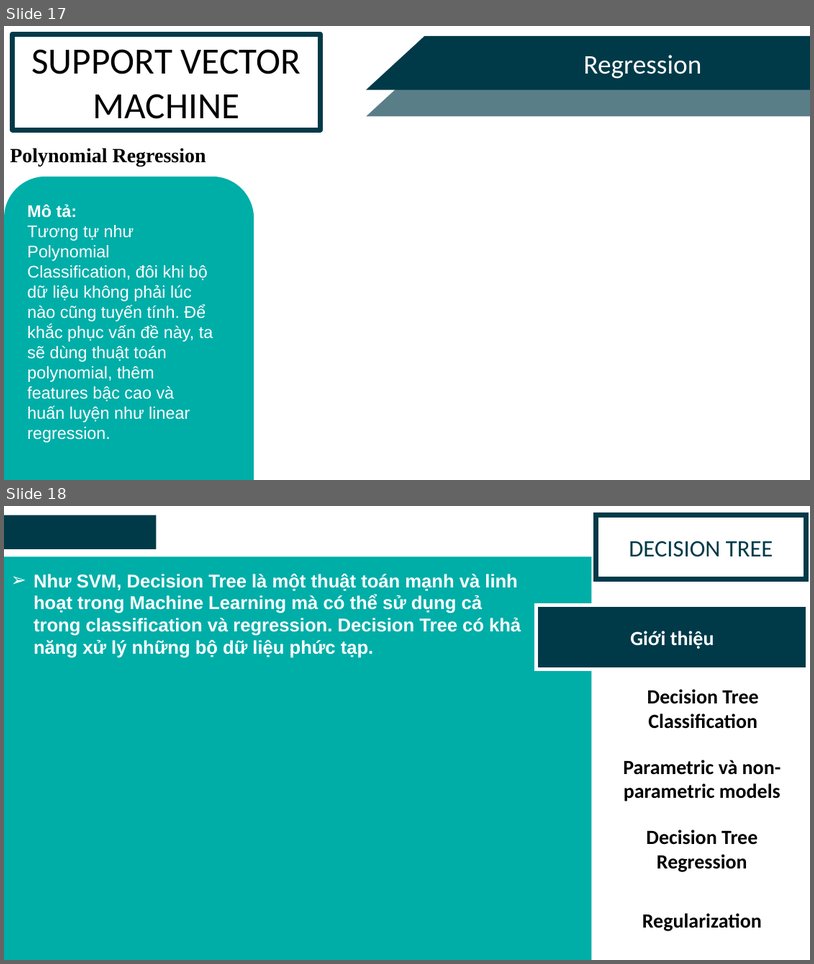
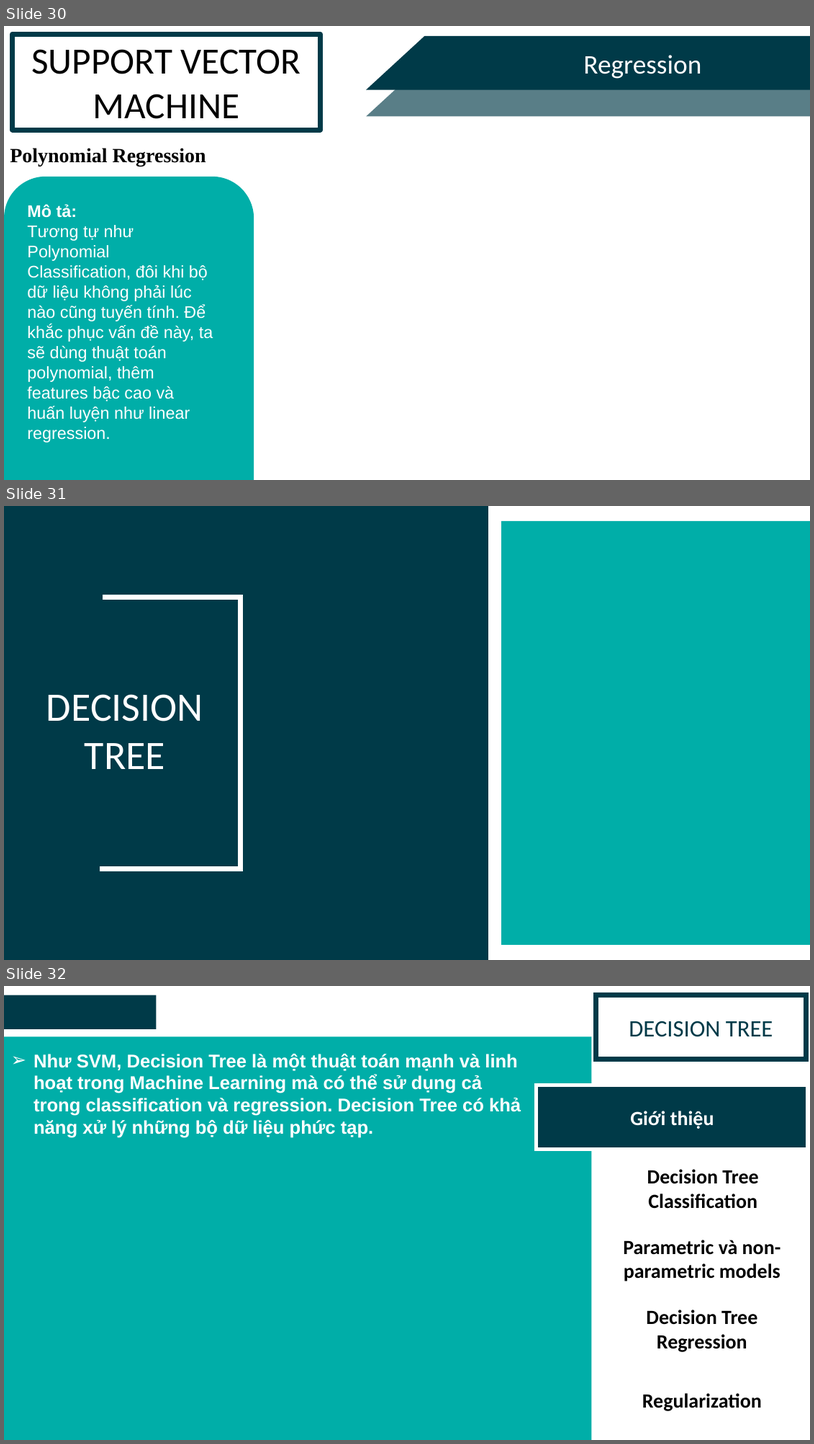
Before and after one commit to leecuongv/RealtimeMaskDetection, a slide deck: Nhom3_BaoCaoCuoiKy.pptx. Shown one above the other, each under a label of ours: slides 17 and 18 before the commit, slides 30, 31 and 32 after it. The pictures are 814x964 and 814x1444 pixels, drawn with LibreOffice and Linux fonts; fonts in the diff are those of the drawing. Boxes give left, top, right and bottom in pixels: in the first picture for what was removed or moved away, otherwise in the second. Text is boxed around its words. In the diff, an @@ line names an element or a change of style, - is before the commit and + after.

```diff
--- a/Nhom3_BaoCaoCuoiKy.pptx
+++ b/Nhom3_BaoCaoCuoiKy.pptx
@@ slide 31 added at (4, 506, 810, 960), background #FFFFFF @@
@@ rectangle added at (4, 506, 489, 960), fill #003A48 @@
@@ rectangle added at (4, 521, 246, 938), fill #003A48 @@
@@ rectangle added at (502, 521, 810, 944), fill #00AEA8 @@
@@ freeform shape added at (100, 597, 241, 868), outline #FFFFFF 6 pt @@
@@ text added at (46, 694, 203, 769), 48 pt, text #FFFFFF @@
+DECISION TREE
@@ what was slide 17 is now slide 30 @@
@@ what was slide 18 is now slide 32 @@
```
Also in this commit, not shown: 3 slides changed, 13 other slides added, 2 other files.
